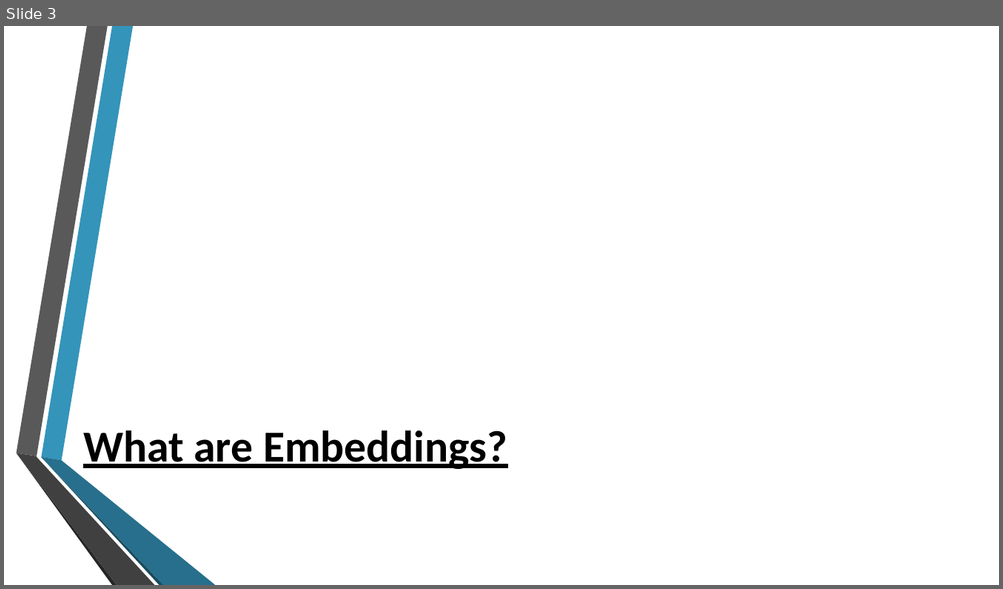
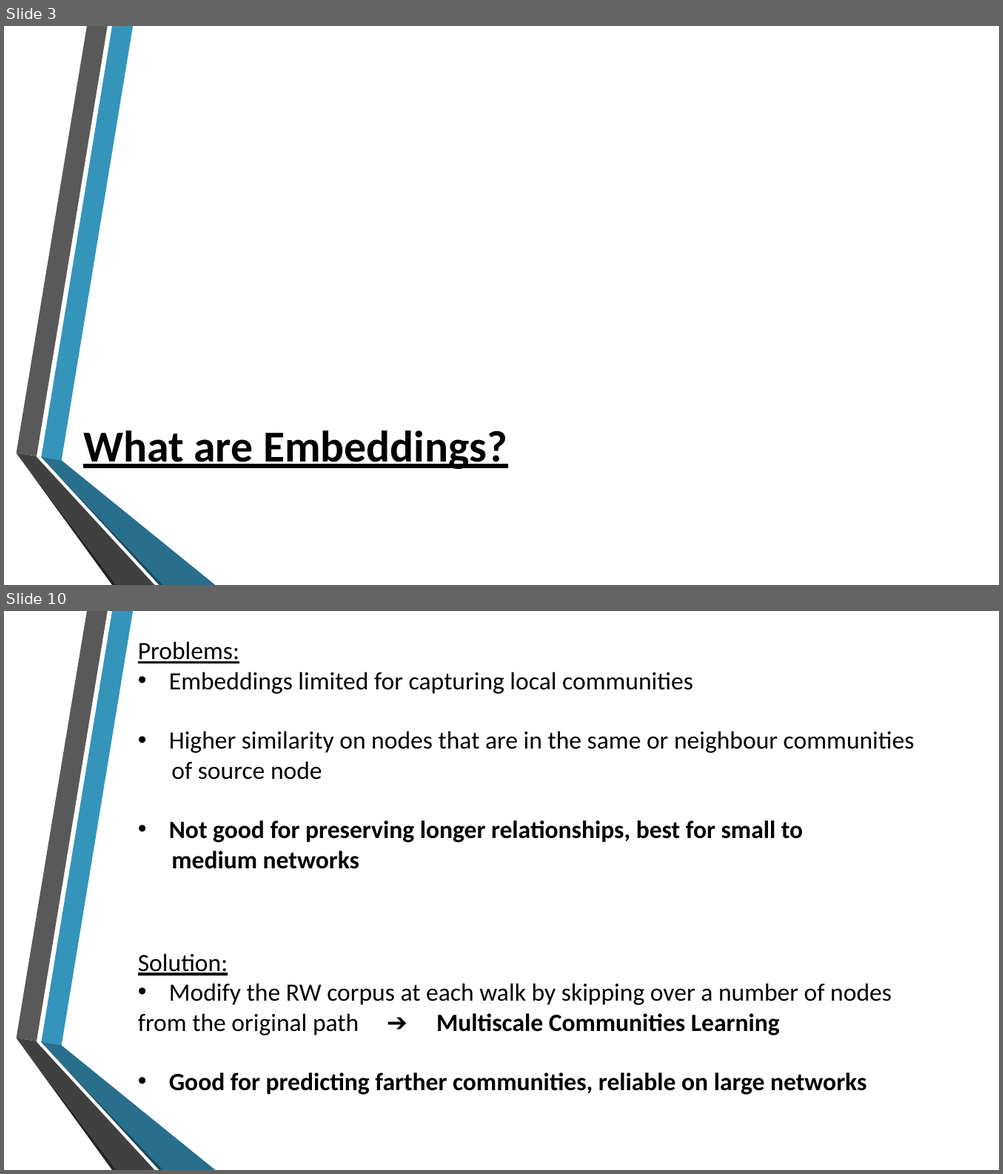
Before and after one commit to Edward326/WalkletsEmbeddings, a slide deck: walklets_embedding/docs/Walklets.pptx. Shown one above the other, each under a label of ours: slide 3 before the commit, slides 3 and 10 after it; the slides between them are not shown. The pictures are 1003x589 and 1003x1174 pixels, drawn with LibreOffice and Linux fonts; fonts in the diff are those of the drawing; background and template pictures are left out. Boxes give left, top, right and bottom in pixels: in the first picture for what was removed or moved away, otherwise in the second. Text is boxed around its words. In the diff, an @@ line names an element or a change of style, - is before the commit and + after.

```diff
--- a/walklets_embedding/docs/Walklets.pptx
+++ b/walklets_embedding/docs/Walklets.pptx
@@ slide 10 added at box(4, 611, 999, 1170), background picture (left out); not listed: 6 template elements that a slide beside it also shows @@
@@ text added at box(138, 641, 914, 869), 18 pt, text #000000 @@
+Problems:
+• Embeddings limited for capturing local communities
+• Higher similarity on nodes that are in the same or neighbour communities
+of source node
+• Not good for preserving longer relationships, best for small to
+medium networks
@@ text added at box(138, 954, 891, 1095), 18 pt, text #000000, bold @@
+Solution:
+• Modify the RW corpus at each walk by skipping over a number of nodes
+from the original path ➔ Multiscale Communities Learning
+• Good for predicting farther communities, reliable on large networks
```
Also in this commit, not shown: 3 slides changed, 18 other slides added.
